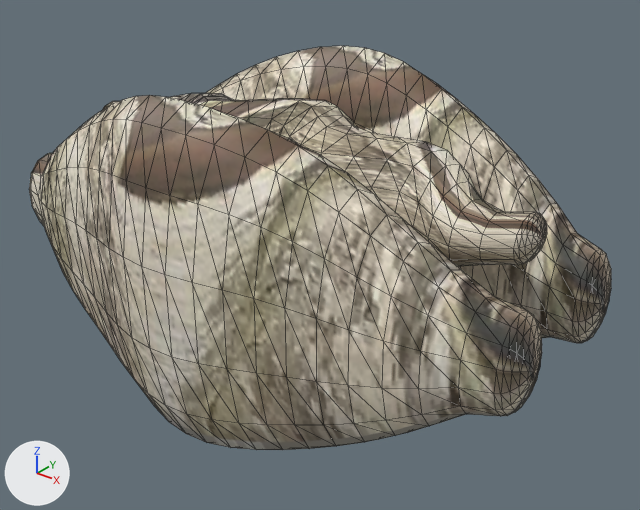
An edit to the glTF model public/aqua/models/fish/fry_giant_clam.glb, drawn before and after from the same camera.
One viewpoint serves both versions: a 50 mm lens placed at (6144.253, -2.019, 1.228), pointed at (6142.6, 0.046, -0.053). Arrows for +X, +Y and +Z are at lower left; the lights stay in place. The older version comes first. Mesh edges are drawn as thin lines. Vertices at exactly the same position are counted once.

Names of what the first picture shows: 'fry_giant_clam'.
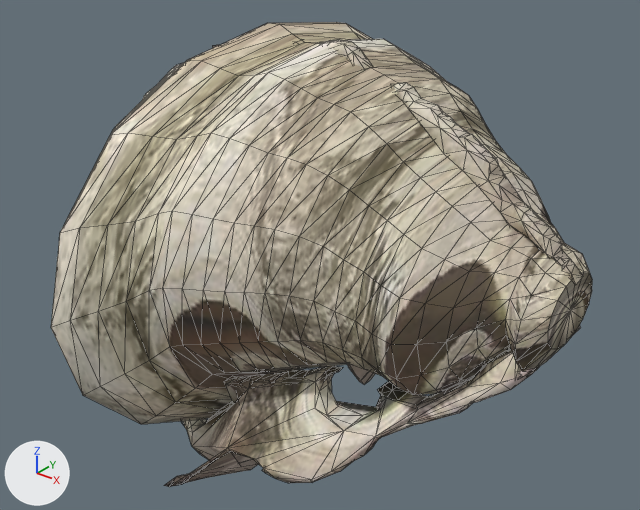
Location of each change, (x1, y1, x2, y2) in pixels of the pictures (640 x 510 px):
'fry_giant_clam', reshaped (7% narrower, 15% taller): before (29, 46, 611, 450); after (51, 22, 592, 487)
part 1 of me_fry_giant_clam, rebuilt: before (29, 95, 542, 450); after (164, 348, 539, 487)
part 2 of me_fry_giant_clam, rebuilt (mostly hidden afterwards): before (205, 46, 611, 343); after (347, 325, 580, 384)
part 3 of me_fry_giant_clam, added: after (51, 22, 592, 424)
part 4 of me_fry_giant_clam, added (mostly hidden): after (142, 40, 371, 100)
part 5 of me_fry_giant_clam, added: after (394, 83, 583, 284)
part 6 of me_fry_giant_clam, deleted: before (103, 93, 547, 267)

What changed in the scene script:
```text
Change me_fry_giant_clam:
    used by ob_fry_giant_clam; location = (0.0, 0.0, 0.0)
    remove me_fry_giant_clam.from_pydata(...)  # 1270 vertices, 2528 faces; spans x 6141.5..6143.5, y -0.62..0.62, z -0.55..0.55
    add me_fry_giant_clam.from_pydata(...)  # 1622 vertices, 3217 faces; spans x 6141.5..6143.5, y -0.88..0.88, z -0.69..0.69
    me_fry_giant_clam part 1: the loose piece of 436 vertices spanning x 6141.5..6143.5, y -0.62..-0.13, z -0.55..0.55 is rebuilt with 295 vertices and now spans x 6141.85..6143.47, y -0.73..-0.06, z -0.69..0.01
    me_fry_giant_clam part 2: the loose piece of 436 vertices spanning x 6141.5..6143.5, y 0.13..0.62, z -0.55..0.55 is rebuilt with 295 vertices and now spans x 6141.85..6143.47, y 0.06..0.73, z -0.69..0.01
    me_fry_giant_clam part 3: a new loose piece of 610 vertices spanning x 6141.72..6143.49, y -0.88..0.88, z -0.62..0.69, in mat_painted_pbr_atlas (picture img_fry_giant_clam_basecolor)
    me_fry_giant_clam part 4: a new loose piece of 305 vertices spanning x 6141.5..6142.84, y -0.1..0.1, z -0.34..0.67, in mat_painted_pbr_atlas (picture img_fry_giant_clam_basecolor)
    me_fry_giant_clam part 5: a new loose piece of 117 vertices spanning x 6142.85..6143.5, y -0.04..0.04, z 0.16..0.59, in mat_painted_pbr_atlas (picture img_fry_giant_clam_basecolor)
    me_fry_giant_clam part 6: 398 vertices removed from x 6141.63..6143.37, y -0.31..0.33, z 0.03..0.45
```
